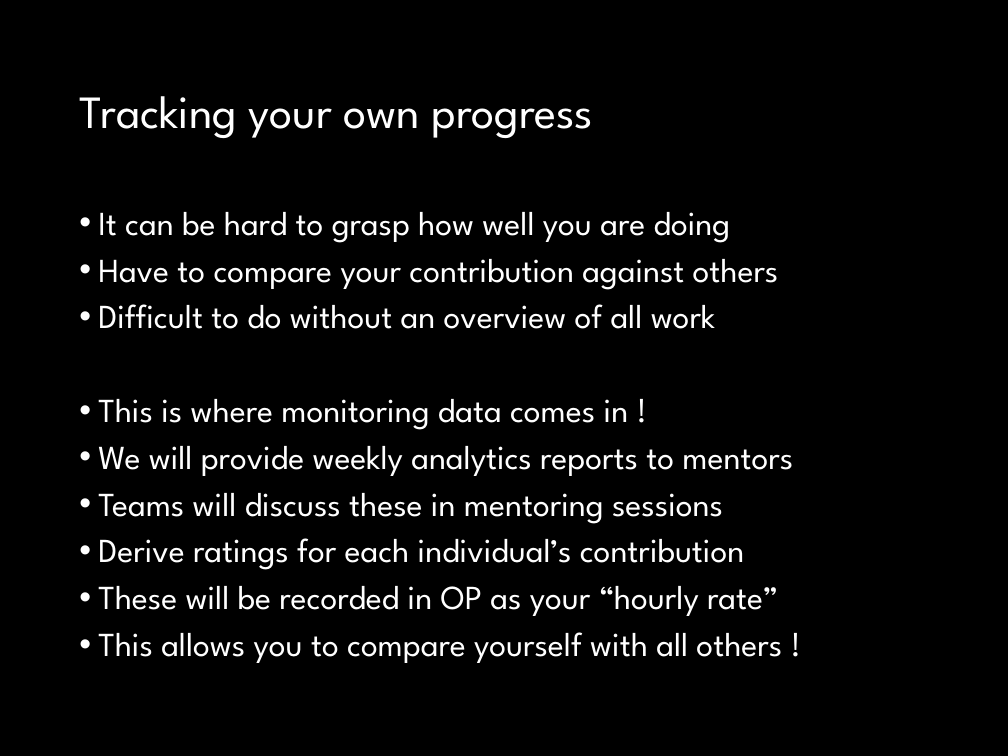
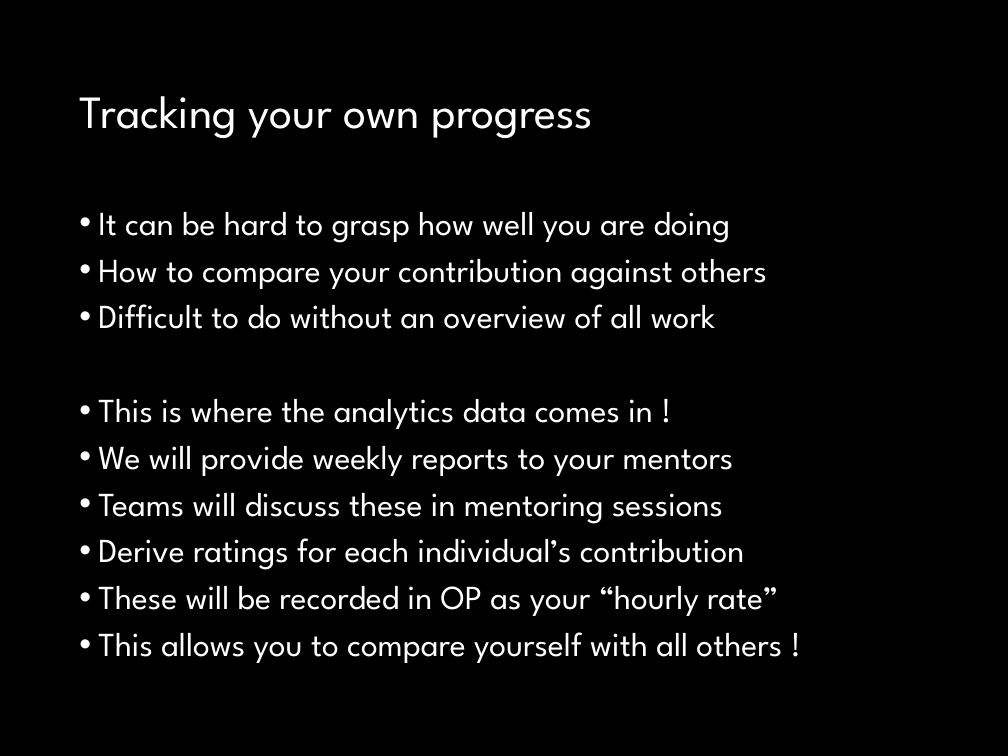
Before and after one commit to fossabot/SPE2018, a slide deck: slide 25 of Lecture Slides/02 Open Project.pptx (slide 28 before the commit). Drawn at 1008x756 pixels with LibreOffice and Linux fonts; fonts in the diff are those of the drawing. Boxes give left, top, right and bottom in pixels: in the first picture for what was removed or moved away, otherwise in the second. Text is boxed around its words. In the diff, an @@ line names an element or a change of style, - is before the commit and + after.

```diff
--- a/Lecture Slides/02 Open Project.pptx
+++ b/Lecture Slides/02 Open Project.pptx
@@ text at [98, 259, 767, 290]: text changed @@
-• Have to compare your contribution against others
+• How to compare your contribution against others
@@ text at [98, 399, 734, 476]: text changed @@
-• This is where monitoring data comes in !
-• We will provide weekly analytics reports to mentors
+• This is where the analytics data comes in !
+• We will provide weekly reports to your mentors
```
Also in this commit, not shown: 6 other slides changed, 2 slides added, 2 slides removed, 1 other file.
